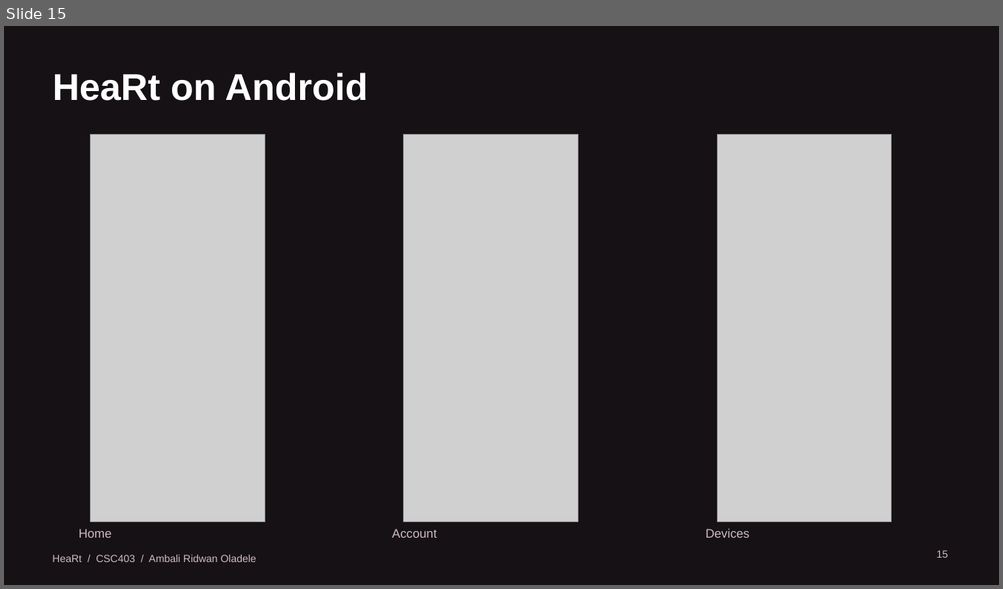
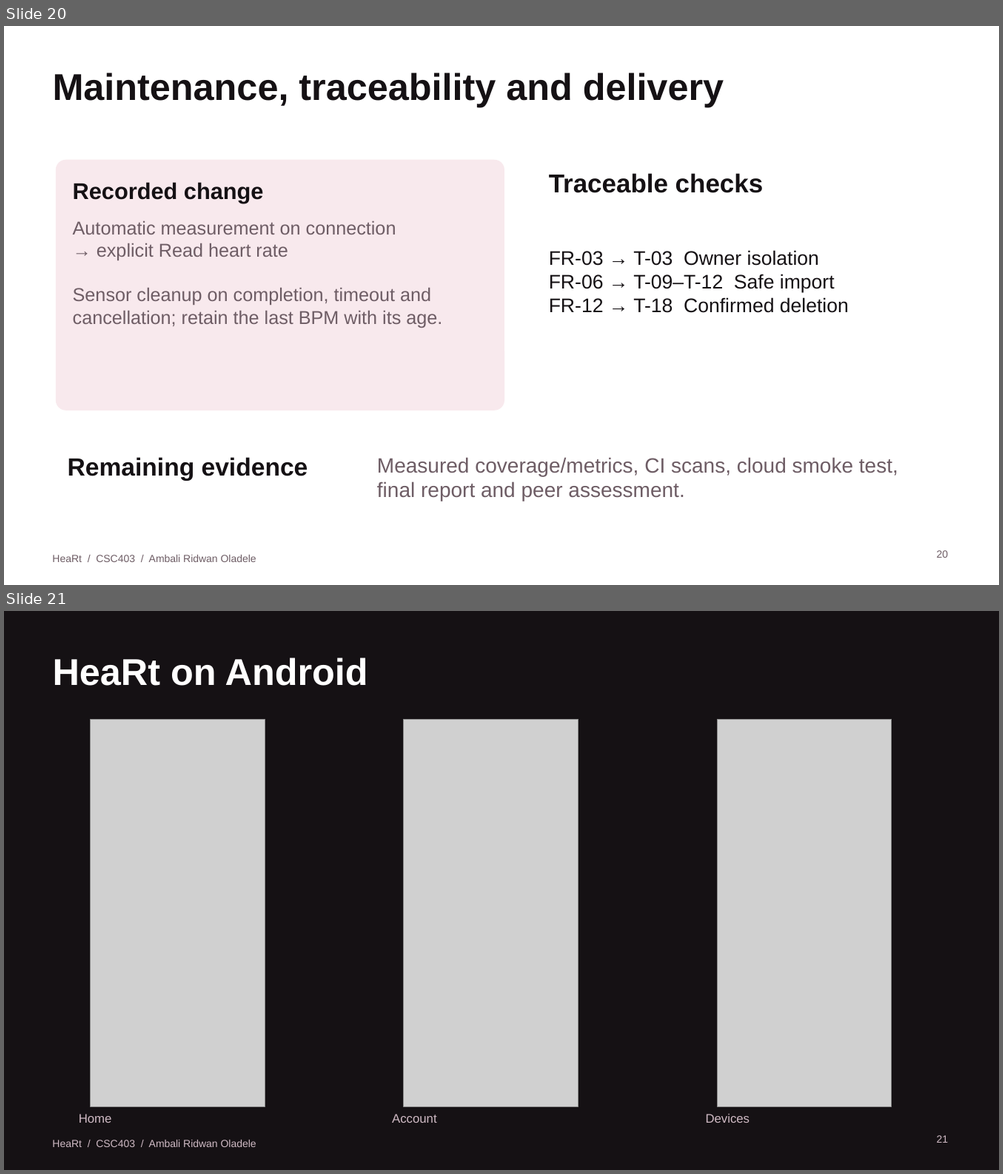
Before and after one commit to iamRed-One/heart-rate-monitor, a slide deck: docs/presentation/HeaRt-Project-Demonstration.pptx. Shown one above the other, each under a label of ours: slide 15 before the commit, slides 20 and 21 after it. The pictures are 1003x589 and 1003x1174 pixels, drawn with LibreOffice and Linux fonts; fonts in the diff are those of the drawing; grey boxes stand for pictures. Boxes give left, top, right and bottom in pixels: in the first picture for what was removed or moved away, otherwise in the second. Text is boxed around its words. In the diff, an @@ line names an element or a change of style, - is before the commit and + after.

```diff
--- a/docs/presentation/HeaRt-Project-Demonstration.pptx
+++ b/docs/presentation/HeaRt-Project-Demonstration.pptx
@@ slide 20 added at <box>4,26,999,585</box>, background #FFFFFF @@
@@ title added at <box>53,73,723,107</box>, 36 pt, text #151114, bold @@
+Maintenance, traceability and delivery
@@ rounded rectangle added at <box>57,160,504,410</box>, fill #F8E9ED, outline #F8E9ED 1 pt @@
@@ text added at <box>549,173,763,193</box>, 25 pt, text #151114, bold @@
+Traceable checks
@@ text added at <box>73,182,264,203</box>, 22 pt, text #151114, bold @@
+Recorded change
@@ text added at <box>73,221,442,328</box>, 18 pt, text #6E5D65 @@
+Automatic measurement on connection
+→ explicit Read heart rate
+Sensor cleanup on completion, timeout and cancellation; retain the last BPM with its age.
@@ text added at <box>549,250,848,313</box>, 19 pt, text #151114 @@
+FR-03 → T-03 Owner isolation
+FR-06 → T-09–T-12 Safe import
+FR-12 → T-18 Confirmed deletion
@@ text added at <box>68,457,308,481</box>, 24 pt, text #151114, bold @@
+Remaining evidence
@@ text added at <box>377,457,898,501</box>, 20 pt, text #6E5D65 @@
+Measured coverage/metrics, CI scans, cloud smoke test, final report and peer assessment.
@@ text added at <box>52,555,256,562</box>, 10 pt, text #6E5D65 @@
+HeaRt / CSC403 / Ambali Ridwan Oladele
@@ page number added at <box>936,551,948,558</box>, 10 pt, text #6E5D65 @@
+20
@@ what was slide 15 is now slide 21 @@
@@ page number at <box>936,1136,948,1143</box>: text changed @@
-15
+21
```
Also in this commit, not shown: 2 slides changed, 18 other slides added, 13 slides removed, 10 other files.
